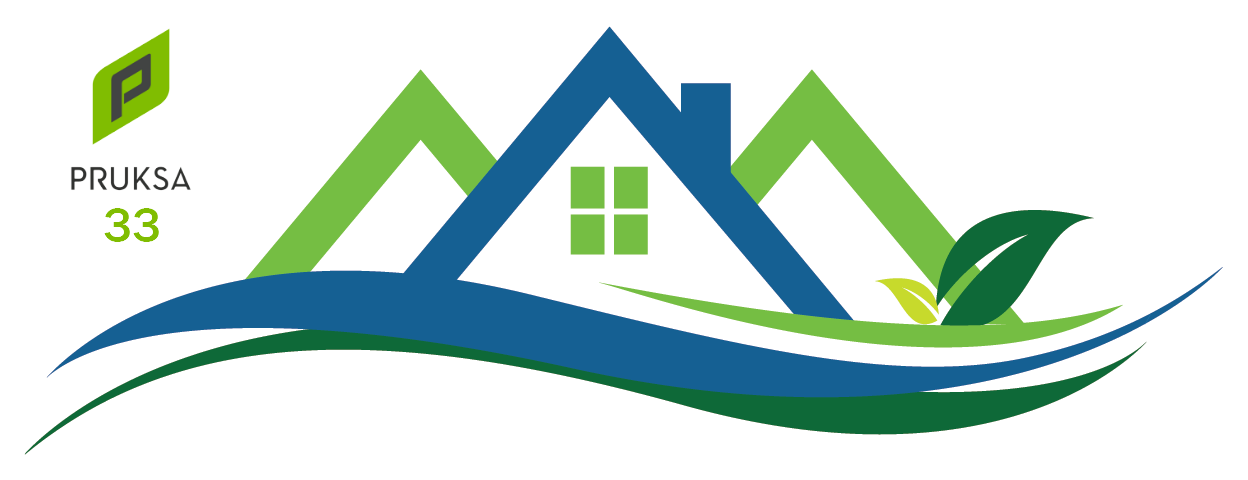
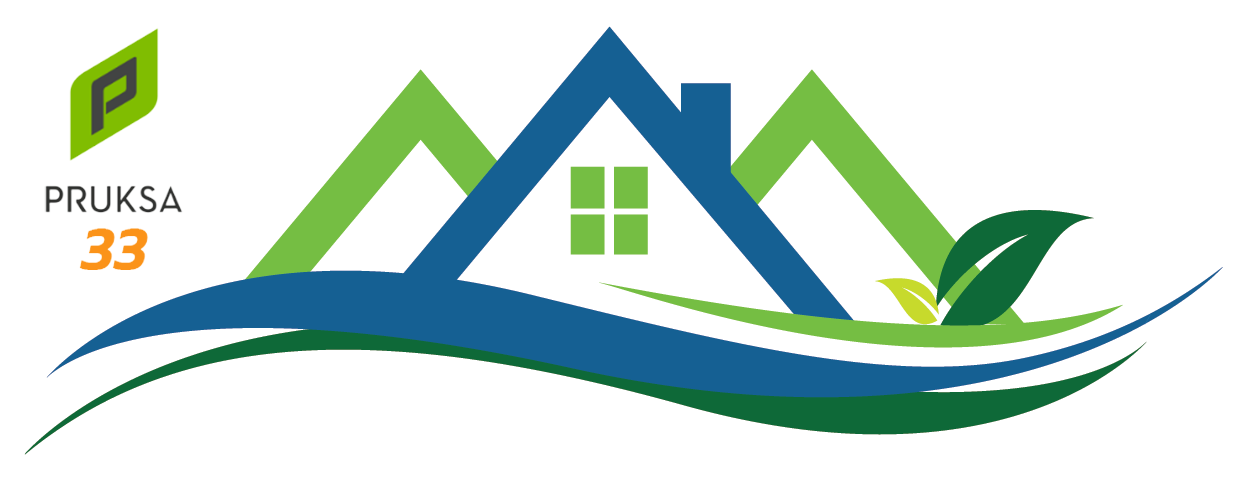
Layer changes from the first 1248 × 480 image to the second:
painted on "Logo-01" over [44, 28, 191, 270]